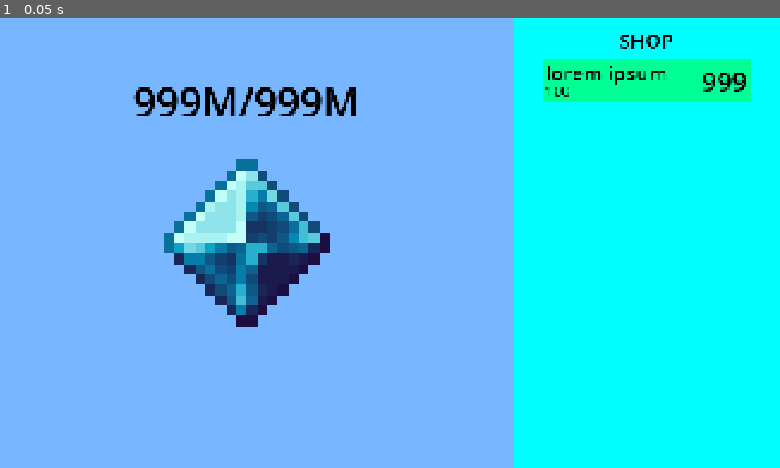
Above: before the commit, frame 1.
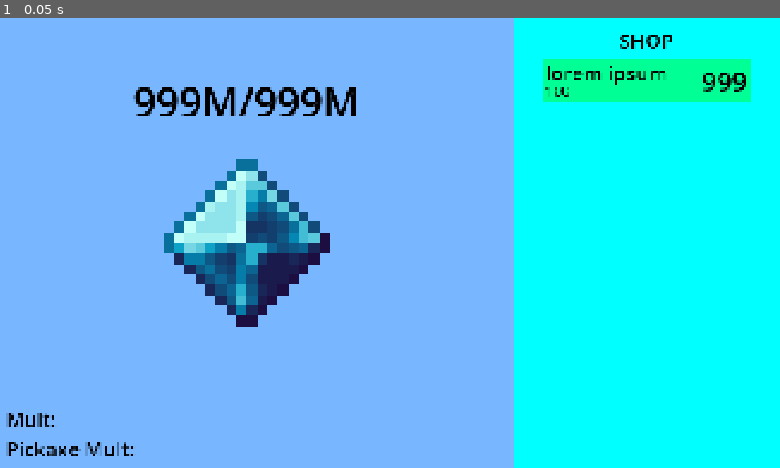
Above: after the commit, the same moment.

Repository: kyteidev/diamond-clicker-ultimate
Game: Godot game, scene res://scenes/game.tscn
The game is run twice, just before and just after one commit, with the same random seed, the same clock (stepped at 60 frames per second) and the same inputs.
Inputs:
- Up to frame 1 (0.05 s): no input

The runs differ from the first frame. In frame 1, 0.3% of the frame differs, in the area x 0-18%, y 87-98%.

Commit message:
add placeholders

Diff:
--- a/scenes/game.tscn
+++ b/scenes/game.tscn
@@ -5,6 +5,10 @@
 
 [sub_resource type="LabelSettings" id="LabelSettings_yqjtg"]
 font_size = 96
+font_color = Color(0, 0, 0, 1)
+
+[sub_resource type="LabelSettings" id="LabelSettings_4iqke"]
+font_size = 48
 font_color = Color(0, 0, 0, 1)
 
 [sub_resource type="LabelSettings" id="LabelSettings_nxcxh"]
@@ -66,10 +70,21 @@
 anchor_top = 1.0
 anchor_bottom = 1.0
 offset_left = 63.0
-offset_top = -218.0
+offset_top = -151.0
 offset_right = 540.0
 offset_bottom = -11.0
 grow_vertical = 0
+alignment = 1
+
+[node name="MultLabel" type="Label" parent="GamePanel/MultContainer" unique_id=993063856]
+layout_mode = 2
+text = "Mult:"
+label_settings = SubResource("LabelSettings_4iqke")
+
+[node name="PickMultLabel" type="Label" parent="GamePanel/MultContainer" unique_id=1440316997]
+layout_mode = 2
+text = "Pickaxe Mult:"
+label_settings = SubResource("LabelSettings_4iqke")
 
 [node name="ShopPanel" type="ColorRect" parent="." unique_id=1422886080]
 anchors_preset = 15
